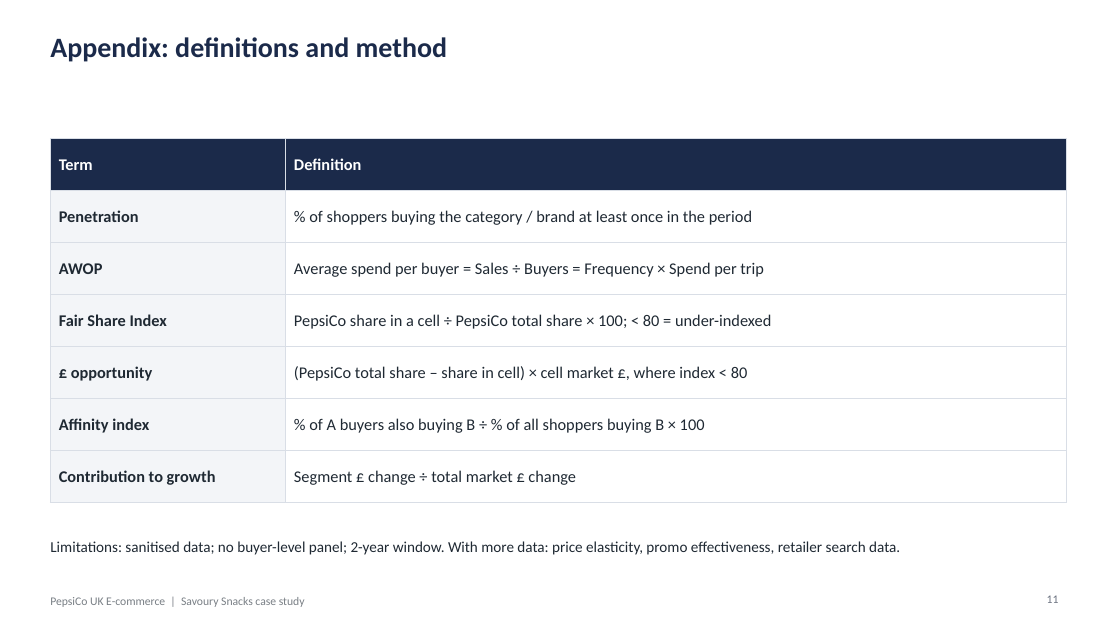
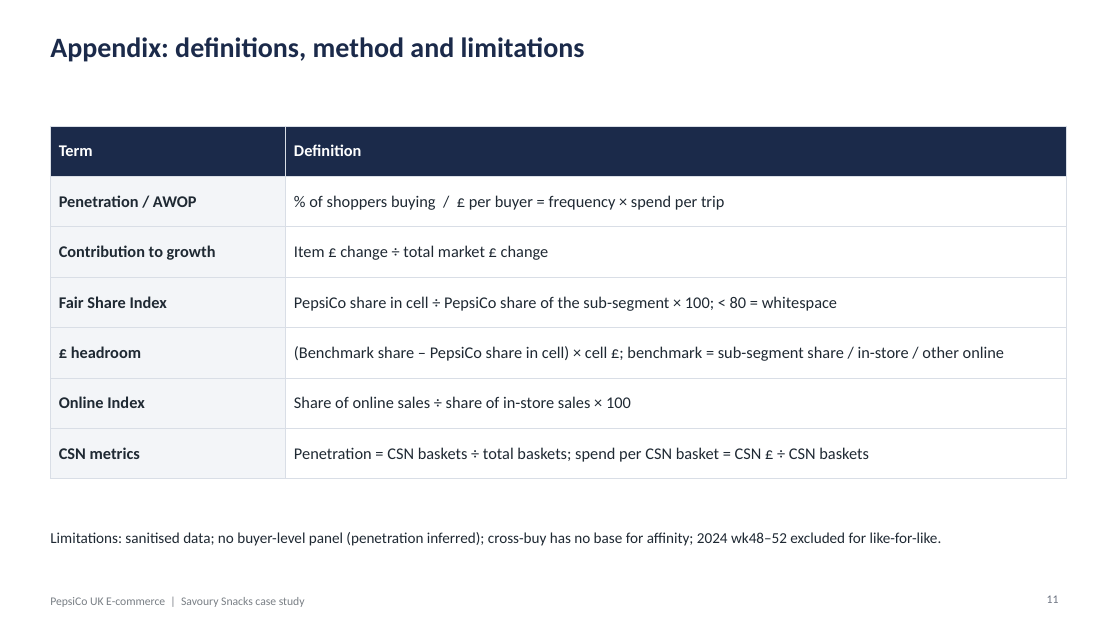
Before and after one commit to harshjunekumar/test-sample, a slide deck: slide 11 of case_study/PepsiCo_Savoury_Case_Study_Deck.pptx. Drawn at 1120x630 pixels with LibreOffice and Linux fonts; fonts in the diff are those of the drawing. Boxes give left, top, right and bottom in pixels: in the first picture for what was removed or moved away, otherwise in the second. Text is boxed around its words. In the diff, an @@ line names an element or a change of style, - is before the commit and + after.

```diff
--- a/case_study/PepsiCo_Savoury_Case_Study_Deck.pptx
+++ b/case_study/PepsiCo_Savoury_Case_Study_Deck.pptx
@@ title at (50, 37, 585, 62): text changed @@
-Appendix: definitions and method
+Appendix: definitions, method and limitations
@@ table at (50, 126, 1067, 466) @@
-row 2, column 1: Penetration
+row 2, column 1: Penetration / AWOP
-row 2, column 2: % of shoppers buying the category / brand at least once in the period
+row 2, column 2: % of shoppers buying / £ per buyer = frequency × spend per trip
-row 3, column 1: AWOP
+row 3, column 1: Contribution to growth
-row 3, column 2: Average spend per buyer = Sales ÷ Buyers = Frequency × Spend per trip
+row 3, column 2: Item £ change ÷ total market £ change
-row 4, column 2: PepsiCo share in a cell ÷ PepsiCo total share × 100; < 80 = under-indexed
+row 4, column 2: PepsiCo share in cell ÷ PepsiCo share of the sub-segment × 100; < 80 = whitespace
-row 5, column 1: £ opportunity
+row 5, column 1: £ headroom
-row 5, column 2: (PepsiCo total share – share in cell) × cell market £, where index < 80
+row 5, column 2: (Benchmark share – PepsiCo share in cell) × cell £; benchmark = sub-segment share / in-store / other online
-row 6, column 1: Affinity index
+row 6, column 1: Online Index
-row 6, column 2: % of A buyers also buying B ÷ % of all shoppers buying B × 100
+row 6, column 2: Share of online sales ÷ share of in-store sales × 100
-row 7, column 1: Contribution to growth
+row 7, column 1: CSN metrics
-row 7, column 2: Segment £ change ÷ total market £ change
+row 7, column 2: Penetration = CSN baskets ÷ total baskets; spend per CSN basket = CSN £ ÷ CSN baskets
@@ table: place and size @@
-table at (50, 139, 1067, 489)
+table at (50, 126, 1067, 466)
@@ text at (50, 532, 942, 546): text changed @@
-Limitations: sanitised data; no buyer-level panel; 2-year window. With more data: price elasticity, promo effectiveness, retailer search data.
+Limitations: sanitised data; no buyer-level panel (penetration inferred); cross-buy has no base for affinity; 2024 wk48–52 excluded for like-for-like.
```
Also in this commit, not shown: 6 other slides changed, 3 slides added, 3 slides removed, 4 other files.
